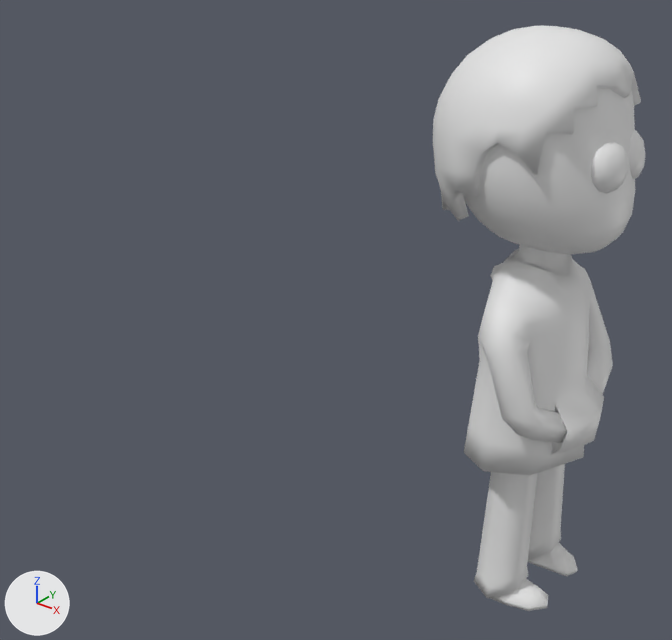
The FBX model Assets/Resources/Models/Girls/Fred.fbx as it was, and as the next commit left it.
Both versions are drawn from a camera (50 mm lens) standing at (3.87, -8.04, 5.97) and looking at (-2.77, 0.27, 0.81). Arrows for +X, +Y and +Z are at lower left; the lights stay in place.

Before the edit, the objects in view are built like this:
```python
me_sphere_005 = bpy.data.meshes.new('Sphere.005')
me_sphere_005.from_pydata(...)  # 1159 vertices, 1194 faces; spans x -1.1..0.9, y -1.03..1.03, z -5.07..1.04
me_sphere_005.materials.append(mat_material)  # white #e7e7e7
ob_fred = bpy.data.objects.new('FRED', me_sphere_005)
ob_fred.location = (0.0, 0.0, 3.63)
```
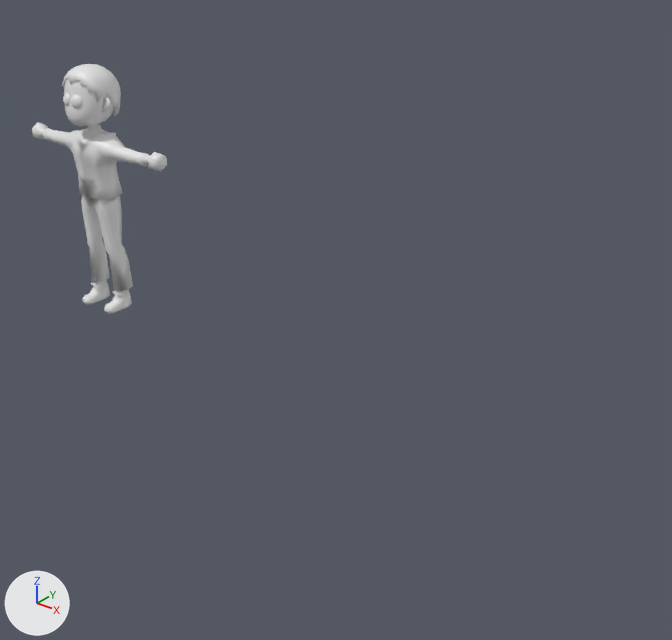
Location of each change, (x1, y1, x2, y2) in pixels of the pictures (672 x 640 px; the box of a moved part takes in the faces that stretch with it):
'FRED', reshaped, moved, turned, rescaled: before (433, 26, 646, 611); after (32, 64, 167, 313)
part 1 of me_sphere_005, moved or reshaped: before (464, 88, 635, 254); after (64, 79, 114, 126)
part 2 of me_sphere_005, moved or reshaped: before (629, 130, 646, 179); after (71, 95, 82, 108)
part 3 of me_sphere_005, moved or reshaped: before (433, 26, 641, 221); after (61, 64, 121, 116)
part 4 of me_sphere_005, moved or reshaped: before (591, 142, 629, 193); after (63, 93, 70, 106)
part 5 of me_sphere_005, added: after (32, 122, 167, 313)
part 6 of me_sphere_005, deleted: before (464, 245, 613, 611)
part 7 of me_sphere_005, added: after (101, 97, 111, 112)

Patch to the scene script:
```diff
--- a/Assets/Resources/Models/Girls/Fred.fbx.py
+++ b/Assets/Resources/Models/Girls/Fred.fbx.py
@@ mat_fred2_001 @@
+mat_fred2_001 = principled_material('Fred2.001')
+mat_fred2_001.base_color = (0.8, 0.8, 0.8)  # white #e7e7e7
+mat_fred2_001.roughness = 0.4
@@ me_sphere_005 @@
 # used by ob_fred; location = (0.0, 0.0, 3.63)
 # verts and faces of me_sphere_005; kept vertices keep their numbers, new ones are numbered from 1159
-me_sphere_005.from_pydata(...)  # 1159 vertices, 1194 faces; spans x -1.1..0.9, y -1.03..1.03, z -5.07..1.04
-me_sphere_005.materials.append(mat_material)  # white #e7e7e7
+me_sphere_005.from_pydata(...)  # 1225 vertices, 1250 faces; spans x -43.91..34.99, y -140.89..140.89, z -314.78..41.69
+# me_sphere_005 part 1: the loose piece of 362 vertices spanning x -1.02..0.86, y -0.95..0.95, z -0.99..0.98 is scaled about the mesh origin by 40, in mat_fred2_001 (white #e7e7e7)
+# me_sphere_005 part 2: the loose piece of 57 vertices spanning x 0.58..0.87, y 0.02..0.49, z -0.29..0.18 is scaled about the mesh origin by 40, in mat_fred2_001 (white #e7e7e7)
+# me_sphere_005 part 3: the loose piece of 242 vertices spanning x -1.1..0.75, y -1.01..1.01, z -0.75..1.04 is scaled about the mesh origin by 40, in mat_fred2_001 (white #e7e7e7)
+# me_sphere_005 part 4: the loose piece of 57 vertices spanning x 0.58..0.87, y -0.49..-0.02, z -0.29..0.18 is scaled about the mesh origin by 40, in mat_fred2_001 (white #e7e7e7)
+# me_sphere_005 part 5: a new loose piece of 482 vertices spanning x -28.54..33.14, y -140.89..140.89, z -314.78..-26.33, in mat_fred2_001 (white #e7e7e7)
+# me_sphere_005 part 6: the loose piece of 441 vertices spanning x -0.5..0.9, y -1.03..1.03, z -5.07..-0.53 is deleted
+# me_sphere_005 part 7
+verts[1160] = (-1.24, 45.13, -2.67)  # pixel (111, 101)
+verts[1161] = (2.16, 43.19, -11.18)  # pixel (108, 107)
+verts[1162] = (6.43, 36.0, -17.4)  # pixel (103, 112)
+verts[1163] = (9.13, 30.93, -11.46)
+verts[1164] = (6.96, 32.5, -1.65)
+verts[1165] = (1.18, 40.14, 2.96)  # pixel (107, 97)
+verts[1166] = (0.2, 46.02, -2.46)  # pixel (110, 101)
+verts[1167] = (3.6, 44.07, -10.96)  # pixel (108, 108)
+verts[1168] = (7.87, 36.89, -17.18)  # pixel (103, 112)
+verts[1169] = (10.57, 31.81, -11.24)
+verts[1170] = (8.39, 33.38, -1.44)  # pixel (99, 100)
+verts[1171] = (2.62, 41.02, 3.17)  # pixel (106, 97)
+faces += [(1160, 1161, 1162, 1163, 1164, 1165), (1166, 1171, 1170, 1169, 1168, 1167), (1161, 1167, 1168, 1162), (1164, 1165, 1171, 1170), (1162, 1168, 1169, 1163), (1160, 1166, 1167, 1161)]
+faces += [(1160, 1165, 1171, 1166), (1163, 1164, 1170, 1169)]
+me_sphere_005.materials.append(mat_fred2_001)  # white #e7e7e7
@@ ob_fred @@
 ob_fred = bpy.data.objects.new('FRED', me_sphere_005)
-ob_fred.location = (0.0, 0.0, 3.63)
+ob_fred.location = (-6.95, 0.0, 3.12)
+ob_fred.rotation_euler = (0.0, 0.0, -1.571)  # degrees (0, 0, -90)
+ob_fred.scale = (0.01, 0.01, 0.01)
```
